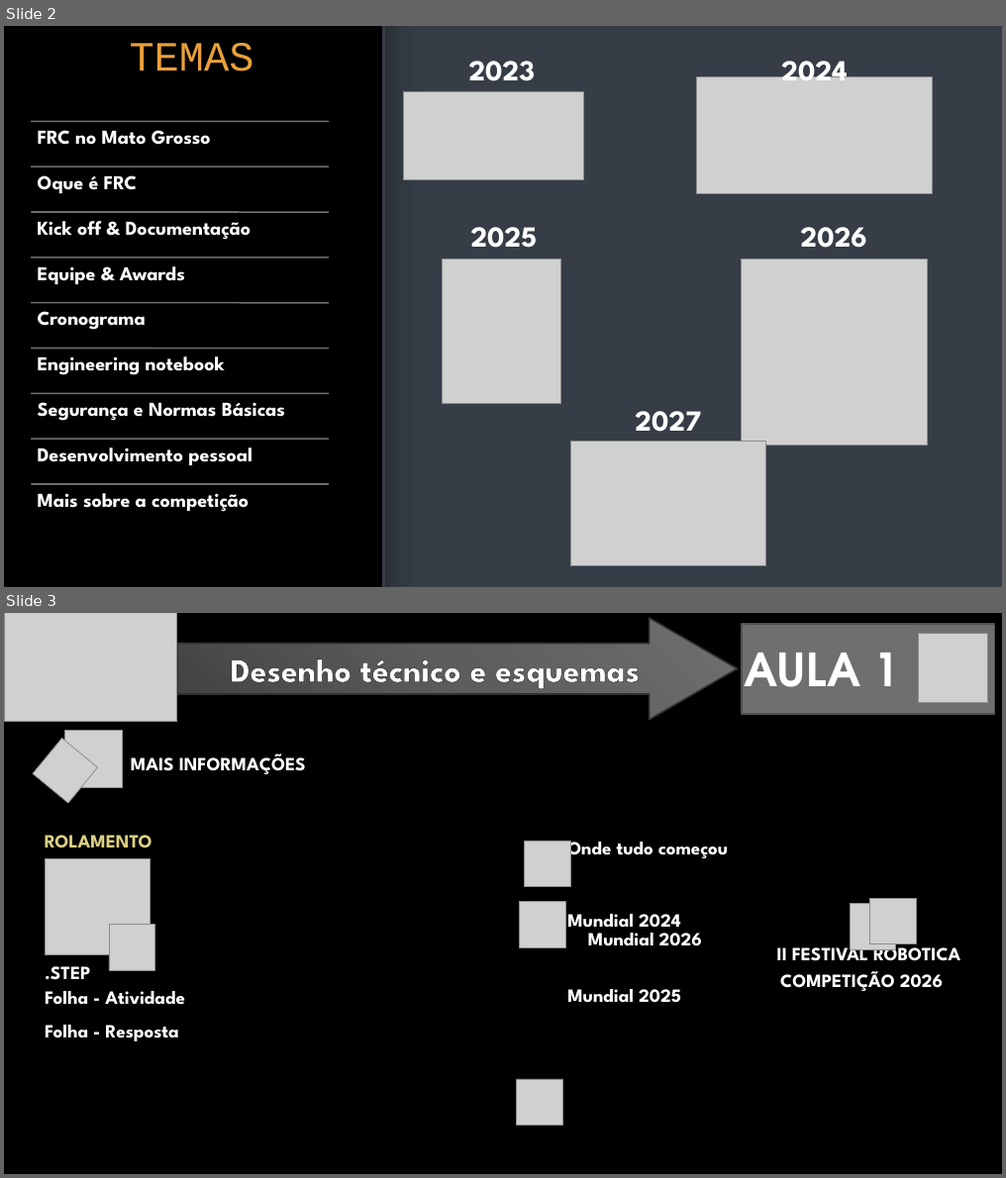
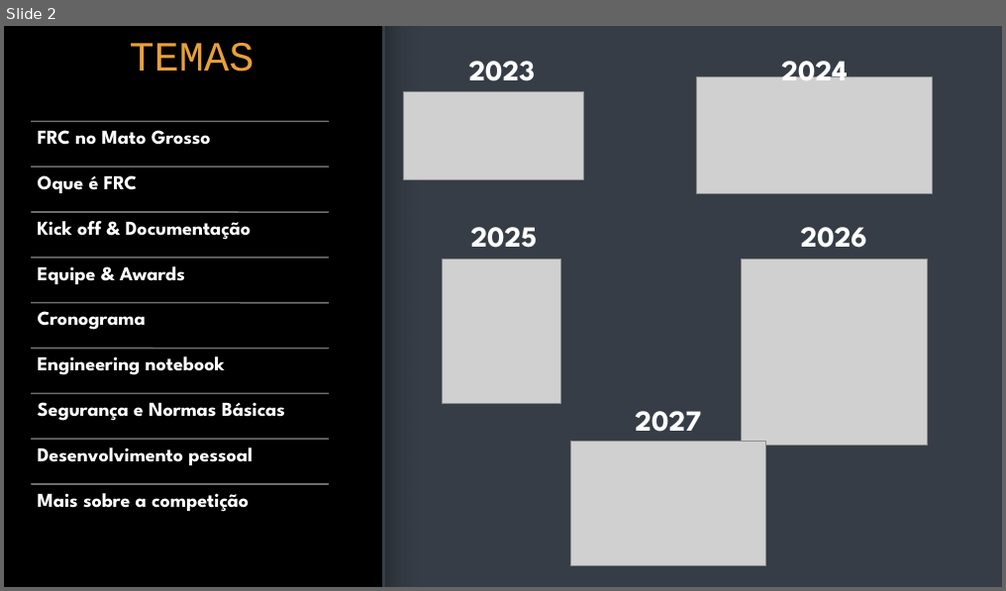
Before and after one commit to FRCMT-Repositories/Curso-2026, a slide deck: Montagem, Instalação e Integração de Sistemas Robóticos/FRC UC2.pptx. Shown one above the other, each under a label of ours: slides 2 and 3 before the commit, slide 2 after it. The pictures are 1006x1178 and 1006x591 pixels, drawn with LibreOffice and Linux fonts; fonts in the diff are those of the drawing; grey boxes stand for pictures; background and template pictures are left out. Boxes give left, top, right and bottom in pixels: in the first picture for what was removed or moved away, otherwise in the second. Text is boxed around its words. In the diff, an @@ line names an element or a change of style, - is before the commit and + after.

```diff
--- a/Montagem, Instalação e Integração de Sistemas Robóticos/FRC UC2.pptx
+++ b/Montagem, Instalação e Integração de Sistemas Robóticos/FRC UC2.pptx
@@ slide 3 removed at [4,613,1002,1174], background picture (left out) @@
@@ picture removed at [4,613,177,722] @@
@@ right arrow removed at [177,618,738,719] @@
-Desenho técnico e esquemas
@@ rectangle removed at [742,624,994,714] @@
@@ picture removed at [919,633,988,703] @@
@@ text removed at [745,653,900,687] @@
-AULA 1
@@ picture removed at [64,730,123,788] @@
@@ picture removed at [33,739,98,804] @@
@@ text removed at [131,754,306,774] @@
-MAIS INFORMAÇÕES
@@ text removed at [45,835,152,848] @@
-ROLAMENTO
@@ picture removed at [525,841,571,887] @@
@@ text removed at [567,841,728,861] @@
-Onde tudo começou
@@ picture removed at [46,860,150,956] @@
@@ picture removed at [520,902,566,949] @@
@@ picture removed at [849,903,896,950] @@
@@ picture removed at [870,898,917,945] @@
@@ picture removed at [109,925,155,970] @@
@@ text removed at [567,914,681,934] @@
-Mundial 2024
@@ text removed at [588,927,702,947] @@
-Mundial 2026
@@ text removed at [45,966,90,980] @@
-.STEP
@@ text removed at [777,941,960,961] @@
-II FESTIVAL ROBOTICA
@@ text removed at [45,991,185,1005] @@
-Folha - Atividade
@@ text removed at [567,989,681,1003] @@
-Mundial 2025
@@ text removed at [780,971,943,991] @@
-COMPETIÇÃO 2026
@@ text removed at [45,1025,179,1042] @@
-Folha - Resposta
@@ picture removed at [517,1079,563,1126] @@
```
Also in this commit, not shown: 3 slides added, 2 other files.
